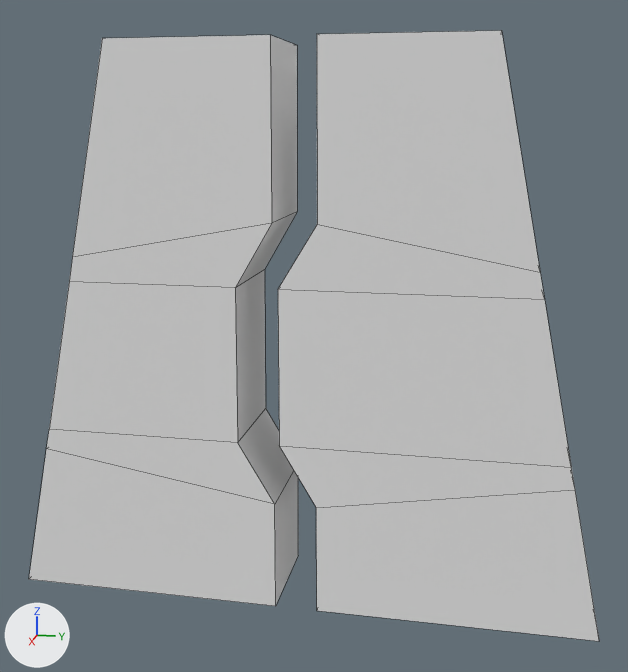
The OBJ model Assets/Models/DoorLeft.obj, before and after one commit.
Camera for both pictures: a camera (50 mm lens) standing at (191.0, 43.7, 18.4) and looking at (151.8, 35.8, 8.6). Lighting does not change. The marker at lower left points along +X, +Y and +Z. Mesh edges are drawn as thin lines. Where no turn or scale is listed for an object, it has been applied to the vertices.

In view in the first picture: 'DoorLeft_Cube.021'.
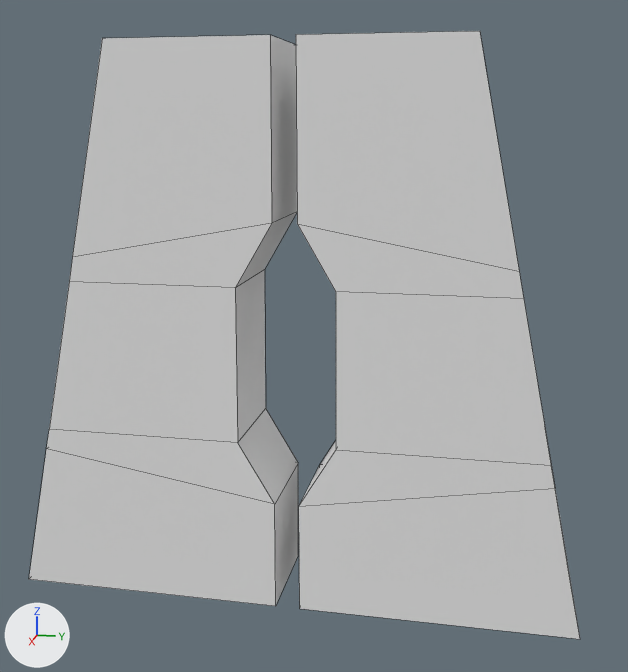
Pixel boxes [x1, y1, x2, y2] of what changed, in the pictures (628 x 672 px; the box of a moved part takes in the faces that stretch with it):
'DoorLeft_Cube.021', reshaped
    before: [29, 30, 599, 641]
    after: [29, 31, 580, 639]
part 1 of me_doorleft_cube_021, moved or reshaped
    before: [237, 44, 298, 594]
    after: [296, 31, 580, 639]
part 2 of me_doorleft_cube_021, moved or reshaped
    before: [278, 30, 599, 641]
    after: [237, 44, 298, 594]

The change, as a list of edits to the scene's bpy script:
```text
Change me_doorleft_cube_021:
    used by ob_doorleft_cube_021; location = (0.0, 0.0, 0.0)
    remove me_doorleft_cube_021.from_pydata(...)  # 48 vertices, 44 faces; spans x 149.2..154.4, y 21.5..49.4, z -4.2..21.9
    add me_doorleft_cube_021.from_pydata(...)  # 48 vertices, 44 faces; spans x 149.2..154.4, y 21.5..48.6, z -4.2..21.9
    me_doorleft_cube_021 part 1: the loose piece of 24 vertices spanning x 149.2..154.4, y 21.5..34.5, z -4.2..21.9 is turned -180 degrees about the z axis through its middle, then moved by (0.0, 14.1, 0.0)
    me_doorleft_cube_021 part 2: 24 of 48 vertices moved; they spanned x 149.2..154.4, y 34.7..49.4, z -4.2..21.9 and now span x 149.2..154.4, y 21.5..34.5, z -4.2..21.9; mean shift (0.0, -12.3, 0.0); largest move (149.2, 49.4, -4.2) -> (149.2, 21.5, -4.2)
```
